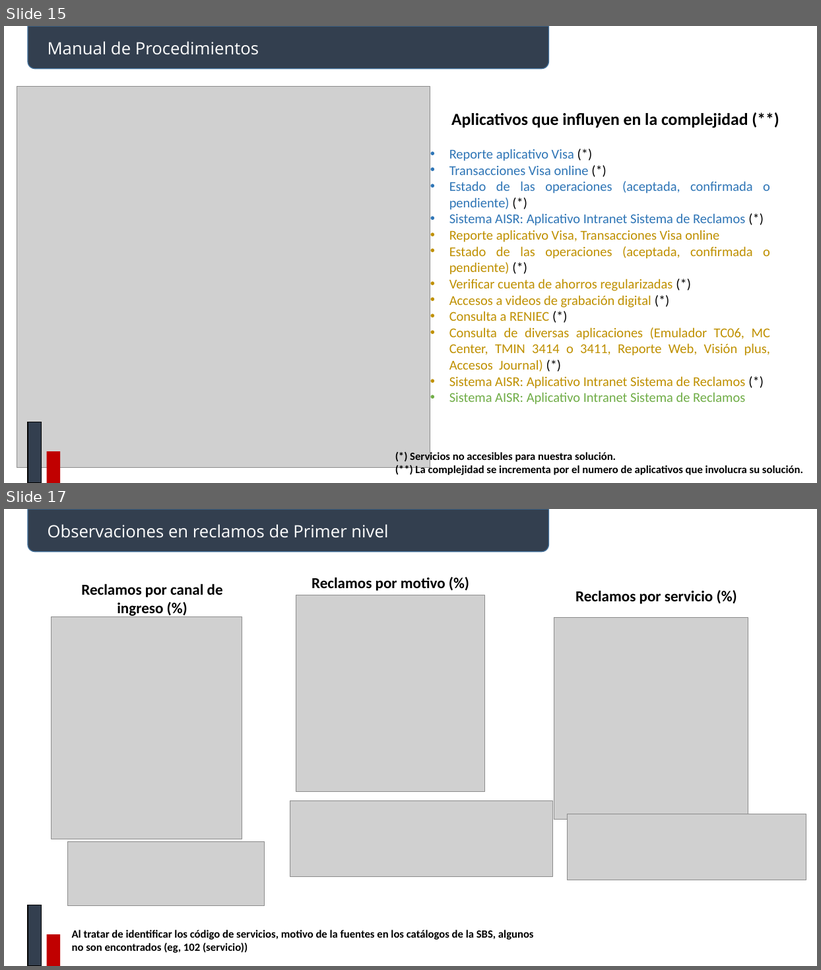
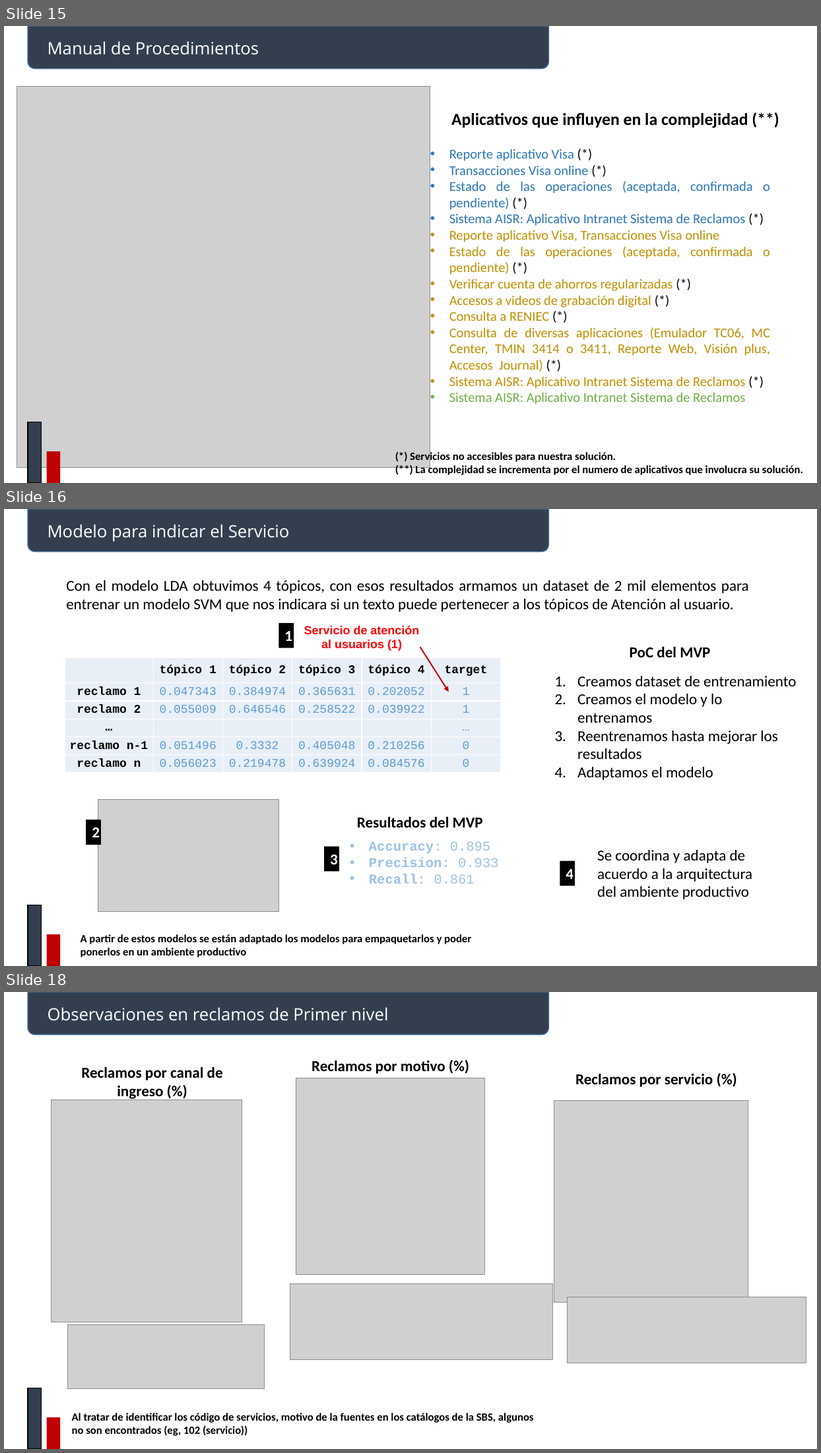
Before and after one commit to johnkbarrera/R2D2, a slide deck: BancoNacion/documentos/Reclamos.pptx. Shown one above the other, each under a label of ours: slides 15 and 17 before the commit, slides 15, 16 and 18 after it; the slides between them are not shown. The pictures are 821x970 and 821x1453 pixels, drawn with LibreOffice and Linux fonts; fonts in the diff are those of the drawing; grey boxes stand for pictures. Boxes give left, top, right and bottom in pixels: in the first picture for what was removed or moved away, otherwise in the second. Text is boxed around its words. In the diff, an @@ line names an element or a change of style, - is before the commit and + after.

```diff
--- a/BancoNacion/documentos/Reclamos.pptx
+++ b/BancoNacion/documentos/Reclamos.pptx
@@ slide 16 added at <box>4,509,817,966</box>, background #FFFFFF @@
@@ round same rect added at <box>28,509,548,552</box>, fill #333F50, outline #43739E 1 pt @@
@@ text added at <box>48,524,290,541</box>, 20 pt, text #FFFFFF @@
+Modelo para indicar el Servicio
@@ text added at <box>66,580,749,612</box>, 18 pt, text #000000 @@
+Con el modelo LDA obtuvimos 4 tópicos, con esos resultados armamos un dataset de 2 mil elementos para entrenar un modelo SVM que nos indicara si un texto puede pertenecer a los tópicos de Atención al usuario.
@@ rectangle added at <box>279,623,294,648</box>, fill #000000, 18 pt, text #FFFFFF, bold @@
+1
@@ text added at <box>304,625,419,651</box>, 14 pt, text #FF0000, bold @@
+Servicio de atención al usuarios (1)
@@ arrow added from (420, 647) to (449, 692), #C00000 1.5 pt @@
@@ text added at <box>630,646,710,657</box>, 18 pt, text #000000, bold @@
+PoC del MVP
@@ table added at <box>65,658,501,772</box>, 6 rows, 6 columns @@
+ | tópico 1 | tópico 2 | tópico 3 | tópico 4 | target
+reclamo 1 | 0.047343 | 0.384974 | 0.365631 | 0.202052 | 1
+reclamo 2 | 0.055009 | 0.646546 | 0.258522 | 0.039922 | 1
+… |  |  |  |  | …
+reclamo n-1 | 0.051496 | 0.3332 | 0.405048 | 0.210256 | 0
+reclamo n | 0.056023 | 0.219478 | 0.639924 | 0.084576 | 0
@@ text added at <box>578,676,796,780</box>, 18 pt, text #000000 @@
+1. Creamos dataset de entrenamiento
+2. Creamos el modelo y lo entrenamos
+3. Reentrenamos hasta mejorar los resultados
+4. Adaptamos el modelo
@@ picture added at <box>98,799,279,912</box> @@
@@ rectangle added at <box>86,820,101,845</box>, fill #000000, 18 pt, text #FFFFFF, bold @@
+2
@@ text added at <box>357,817,483,828</box>, 18 pt, text #000000, bold @@
+Resultados del MVP
@@ text added at <box>369,842,498,884</box>, 16 pt, text #9DC3E6, bold @@
+▪ Accuracy: 0.895
+▪ Precision: 0.933
+▪ Recall: 0.861
@@ rectangle added at <box>324,847,339,872</box>, fill #000000, 18 pt, text #FFFFFF, bold @@
+3
@@ rectangle added at <box>560,861,576,887</box>, fill #000000, 18 pt, text #FFFFFF, bold @@
+4
@@ text added at <box>597,850,753,900</box>, 18 pt, text #000000 @@
+Se coordina y adapta de acuerdo a la arquitectura del ambiente productivo
@@ rectangle added at <box>28,906,41,966</box>, fill #333F50, outline #000000 1 pt @@
@@ rectangle added at <box>47,935,60,966</box>, fill #C00000 @@
@@ text added at <box>81,935,471,958</box>, 13 pt, text #000000, bold @@
+A partir de estos modelos se están adaptado los modelos para empaquetarlos y poder ponerlos en un ambiente productivo
@@ what was slide 17 is now slide 18 @@
```
Also in this commit, not shown: 5 other files.
